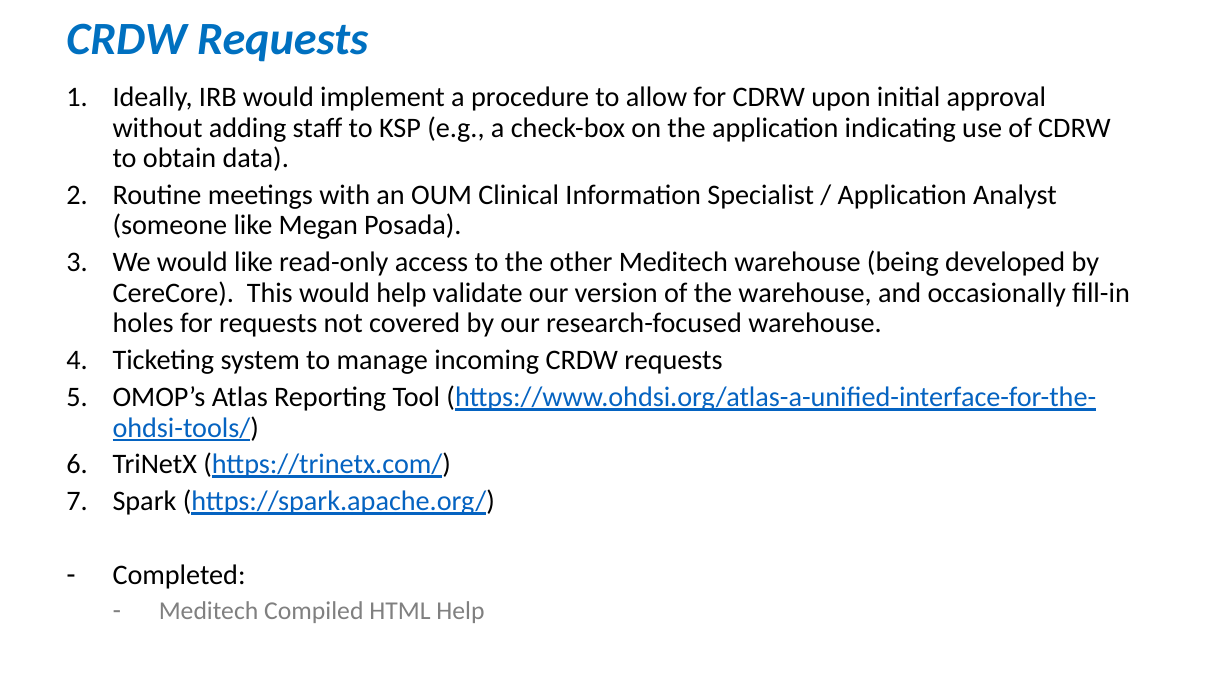
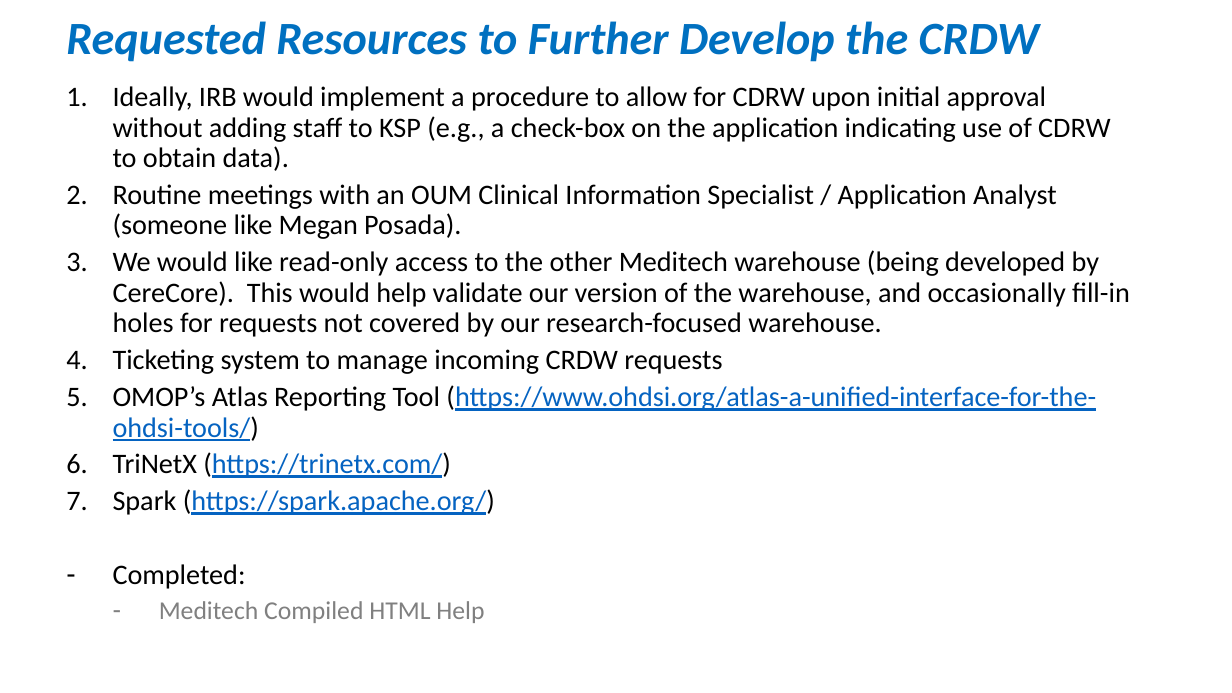
Before and after one commit to OuhscBbmc/prairie-outpost-public, a slide deck: slide 15 of publications/presentation-2021-10-governance/crdw-2021-10.pptx (slide 14 before the commit). Drawn at 1232x693 pixels with LibreOffice and Linux fonts; fonts in the diff are those of the drawing. Boxes give left, top, right and bottom in pixels: in the first picture for what was removed or moved away, otherwise in the second. Text is boxed around its words. In the diff, an @@ line names an element or a change of style, - is before the commit and + after.

```diff
--- a/publications/presentation-2021-10-governance/crdw-2021-10.pptx
+++ b/publications/presentation-2021-10-governance/crdw-2021-10.pptx
@@ title at bbox=[66, 21, 1039, 62]: text changed @@
-CRDW Requests
+Requested Resources to Further Develop the CRDW
```
Also in this commit, not shown: 1 other slide changed, 1 slide added.
